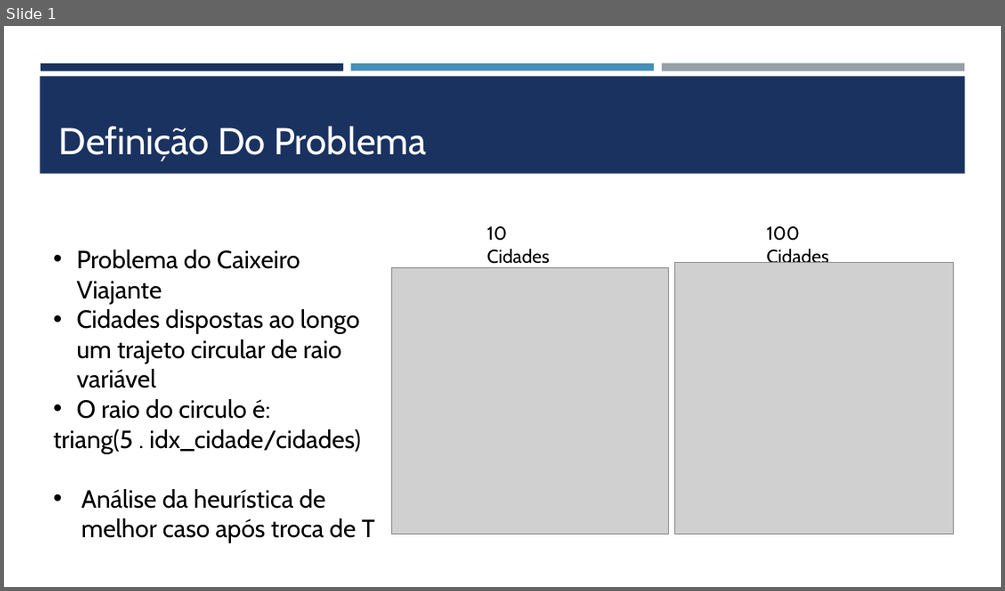
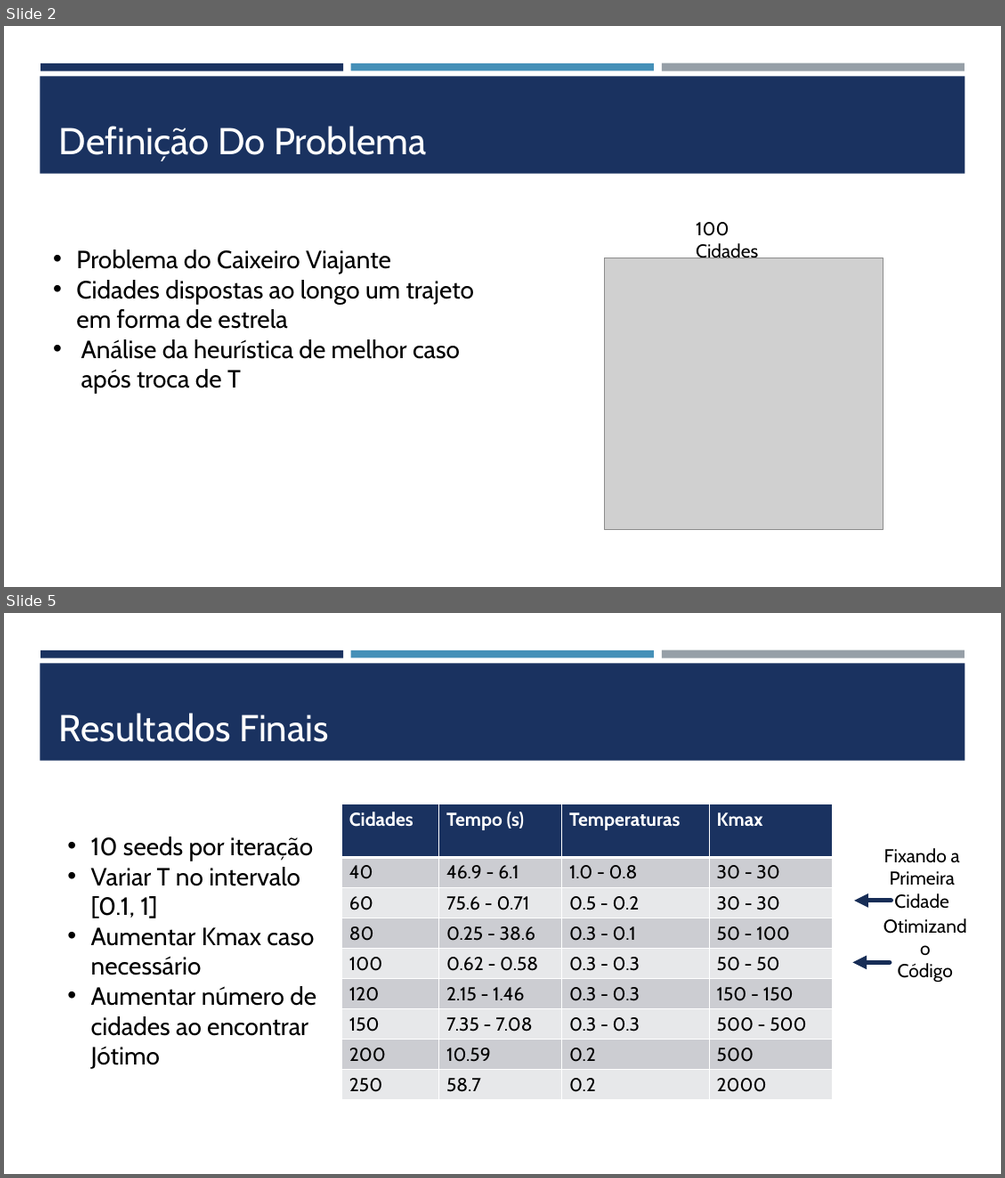
Before and after one commit to VRavaglia/Otimizacao-Natural, a slide deck: Trabalhos/Definição Do Problema.pptx. Shown one above the other, each under a label of ours: slide 1 before the commit, slides 2 and 5 after it; the slides between them are not shown. The pictures are 1005x591 and 1005x1178 pixels, drawn with LibreOffice and Linux fonts; fonts in the diff are those of the drawing; grey boxes stand for pictures. Boxes give left, top, right and bottom in pixels: in the first picture for what was removed or moved away, otherwise in the second. Text is boxed around its words. In the diff, an @@ line names an element or a change of style, - is before the commit and + after.

```diff
--- a/Trabalhos/Definição Do Problema.pptx
+++ b/Trabalhos/Definição Do Problema.pptx
@@ slide 5 added at [4,613,1001,1174], background #FFFFFF; not listed: 4 template elements that a slide beside it also shows @@
@@ title added at [59,713,329,742], 36 pt, text #FFFFFF @@
+Resultados Finais
@@ table added at [342,804,833,1099], 9 rows, 4 columns @@
+Cidades | Tempo (s) | Temperaturas | Kmax
+40 | 46.9 - 6.1 | 1.0 - 0.8 | 30 - 30
+60 | 75.6 - 0.71 | 0.5 - 0.2 | 30 - 30
+80 | 0.25 - 38.6 | 0.3 - 0.1 | 50 - 100
+100 | 0.62 - 0.58 | 0.3 - 0.3 | 50 - 50
+120 | 2.15 - 1.46 | 0.3 - 0.3 | 150 - 150
+150 | 7.35 - 7.08 | 0.3 - 0.3 | 500 - 500
+200 | 10.59 | 0.2 | 500
+250 | 58.7 | 0.2 | 2000
@@ text added at [91,836,316,1069], 24 pt, text #000000 @@
+• 10 seeds por iteração
+• Variar T no intervalo [0.1, 1]
+• Aumentar Kmax caso necessário
+• Aumentar número de cidades ao encontrar Jótimo
@@ text added at [884,848,960,908], 18 pt, text #000000 @@
+Fixando a Primeira
+Cidade
@@ arrow added from (890, 900) to (854, 900), #172D56 4.5 pt @@
@@ arrow added from (890, 962) to (853, 962), #172D56 4.5 pt @@
@@ text added at [898,963,953,982], 18 pt, text #000000 @@
+Otimizando
+Código
@@ what was slide 1 is now slide 2 @@
@@ slide 2 changed as well @@
@@ text removed at [487,226,550,268] @@
-10 Cidades
@@ text "100 Cidades": place and size @@
-text "100 Cidades" at [767,226,829,263]
+text "100 Cidades" at [696,222,758,258]
@@ picture: place and size @@
-picture at [675,263,954,534]
+picture at [604,257,882,529]
@@ text at [76,280,475,329]: text changed @@
-• Cidades dispostas ao longo um trajeto circular de raio variável
-• O raio do circulo é:
-triang(5 . idx_cidade/cidades)
+• Cidades dispostas ao longo um trajeto em forma de estrela
@@ picture removed at [391,267,668,534] @@
```
Also in this commit, not shown: 1 other slide changed, 3 other slides added, 1 slide removed, 25 other files.
